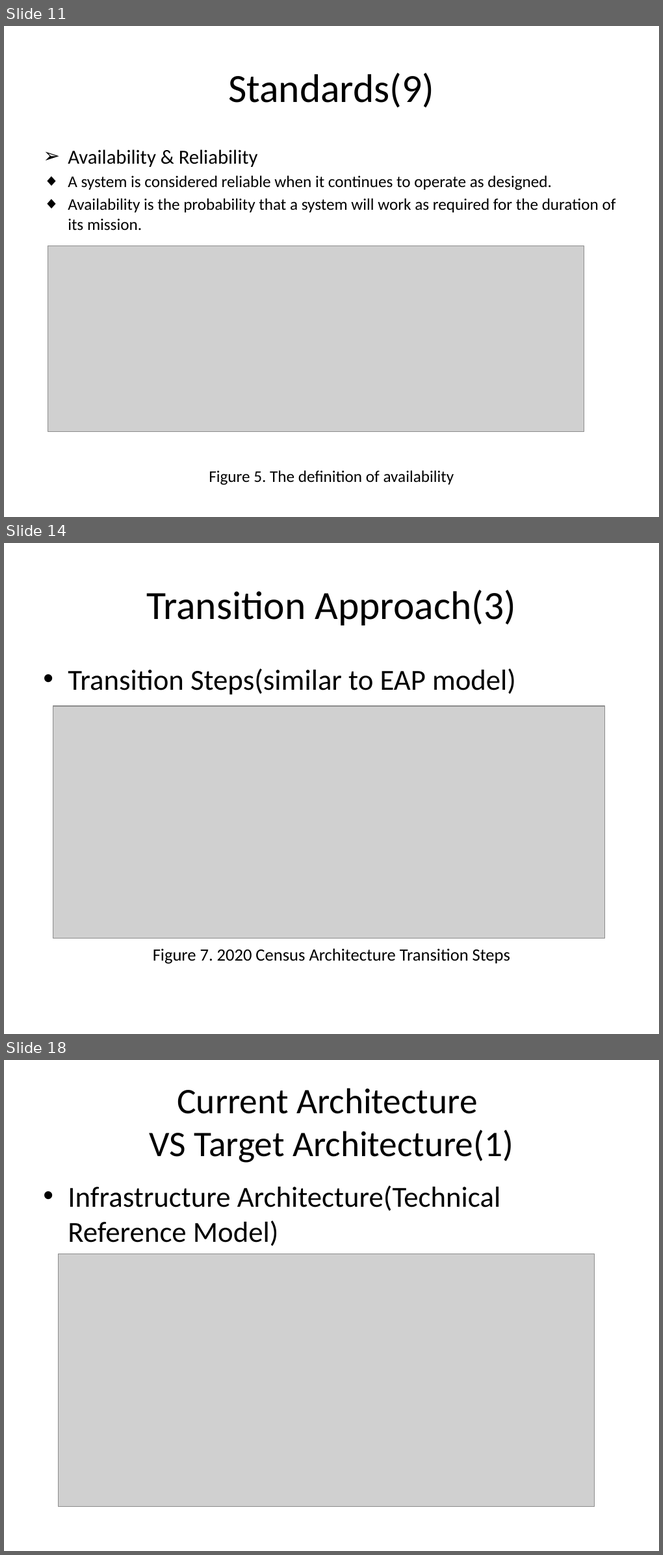
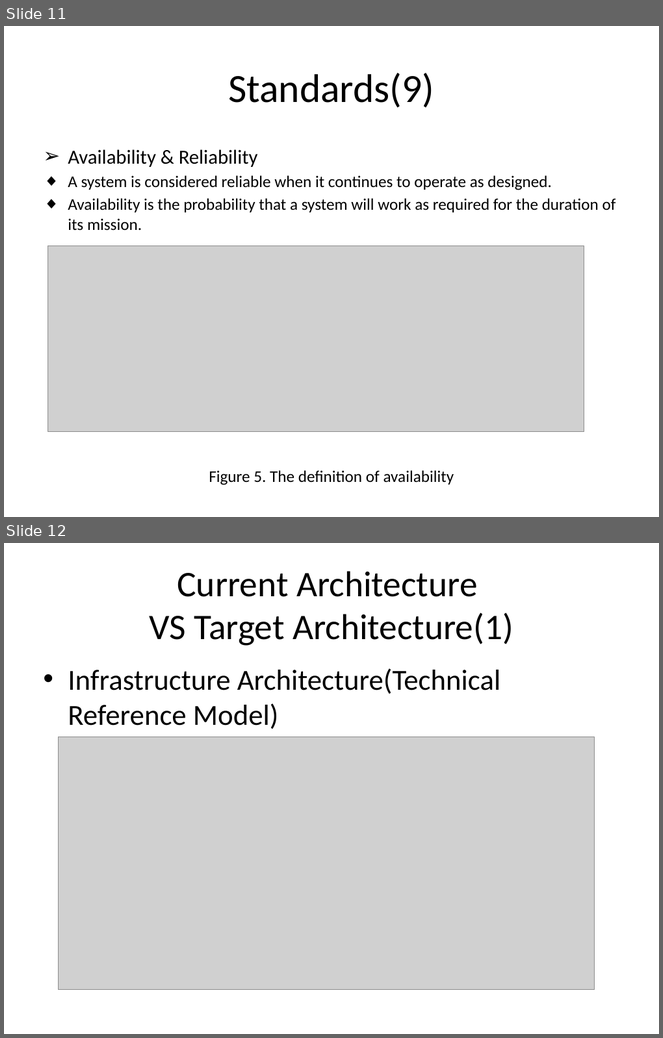
Before and after one commit to J2EEBeliever/INFS-774-LFreeman-JWang-NVilailack, a slide deck: INFS 774 Junxiang Technical Architecture.pptx. Shown one above the other, each under a label of ours: slides 11, 14 and 18 before the commit, slides 11 and 12 after it; the slides between them are not shown. The pictures are 663x1555 and 663x1038 pixels, drawn with LibreOffice and Linux fonts; fonts in the diff are those of the drawing; grey boxes stand for pictures; background and template pictures are left out. Boxes give left, top, right and bottom in pixels: in the first picture for what was removed or moved away, otherwise in the second. Text is boxed around its words. In the diff, an @@ line names an element or a change of style, - is before the commit and + after.

```diff
--- a/INFS 774 Junxiang Technical Architecture.pptx
+++ b/INFS 774 Junxiang Technical Architecture.pptx
@@ slide 14 removed at bbox=[4, 543, 659, 1034], background picture (left out) @@
@@ title removed at bbox=[146, 590, 516, 626] @@
-Transition Approach(3)
@@ text removed at bbox=[68, 668, 516, 964] @@
-• Transition Steps(similar to EAP model)
-Figure 7. 2020 Census Architecture Transition Steps
@@ picture removed at bbox=[53, 706, 605, 938] @@
@@ what was slide 18 is now slide 12 @@
```
Also in this commit, not shown: 3 slides changed, 5 other slides removed, 1 other file.
